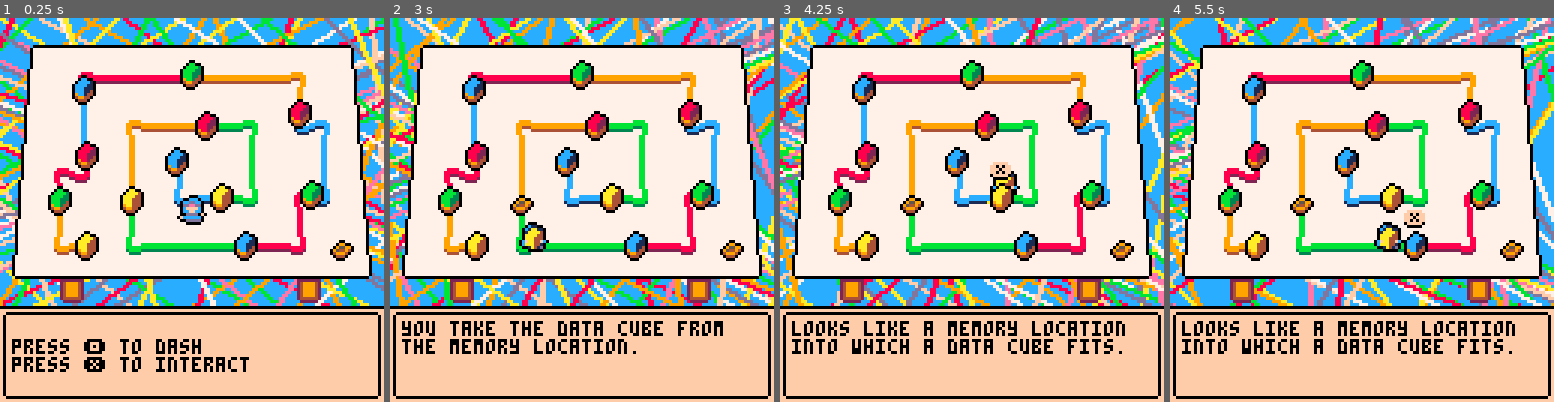
Above: before the commit, frames 1-4 (left to right).
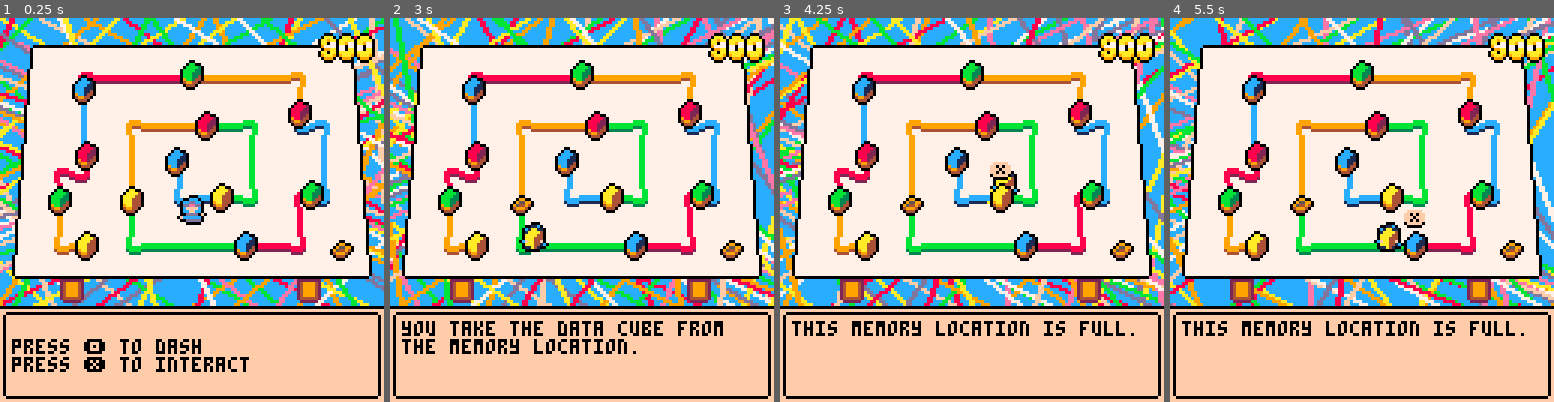
Above: after the commit, the same moments.

Repository: darabos/lynxkite-interview-pico8
Game: PICO-8 cartridge lynxkite.p8
Two runs of this game, one before a commit and one after it. Both use one fixed random seed, a clock stepped at 60 frames per second and the inputs below.
Inputs:
- Up to frame 1 (0.25 s): no input
- Up to frame 2 (3 s): tap O (Z key) at 0.33, 0.7, 1.43, 2.22 s; tap X (X key) at 1.07, 2.07, 2.4, 2.73 s; hold Left 1.97-2.37 s; hold Down 2.42-2.82 s; hold Right from 2.87 s (still down)
- Up to frame 3 (4.25 s): tap X (X key) every 0.33 s from 3.07 to 4.07 s; tap O (Z key) at 3.1, 3.98 s; release Right at 3.53 s; hold Up 3.58-4.08 s; hold Right from 4.13 s (still down)
- Up to frame 4 (5.5 s): tap X (X key) every 0.33 s from 4.4 to 5.4 s; release Right at 4.53 s; hold Down 4.58-5.08 s; tap O (Z key) at 4.87 s; hold Left from 5.13 s (still down)

The runs differ from the first frame. In frame 1, 0.9% of the frame differs, in the area x 82-98%, y 3-12%; in frame 2, 1.0%; in frame 3, 3.5%; in frame 4, 3.6%, in the area x 3-98%, y 3-88%.

Commit message:
Fancy score display.

Diff:
--- a/lynxkite.p8
+++ b/lynxkite.p8
@@ -2,6 +2,7 @@
 version 35
 __lua__
 function _init()
+ score=nil
  particles={}
  last_tick=0
  dialog="\npress 🅾️ to dash\npress ❎ to interact"
@@ -101,8 +102,11 @@
   switch=f,
  }
 end
+function allblack()
+ pal({0,0,0,0,0,0,0,0,0,0,0,0,0,0,0,0})
+end
 function sh(s,x,y,f)
- pal({0,0,0,0,0,0,0,0,0,0,0,0,0,0,0,0})
+ allblack()
  spr(s,x-1,y,1,1,f)
  spr(s,x+1,y,1,1,f)
  spr(s,x,y-1,1,1,f)
@@ -327,7 +331,7 @@
   dance(p)
  else
   local f=64
-  if btn(⬆️) or btn(⬇️) then
+  if btn(⬆️) or btn(⬇️) or btn(⬅️) or btn(➡️) then
    f=a\2%2+64
   end
   sh(f,p.x,p.y)
@@ -399,25 +403,33 @@
  p.y=60
  background=draw_metaverse
  objects={p,
-  slot(25,70,10),
-  slot(16,55,11),
-  slot(25,40,14),
-  slot(24,18,12),
-  slot(60,13,11),
-  slot(96,26,14),
-  slot(100,53,11),
-  slot(78,70,12),
-  slot(40,55,10),
-  slot(65,30,14),
-  slot(70,54,10),
-  slot(55,42,12),
+	 {x=125,y=6,draw=function(s)
+	  fancynumbers(getscore()+3,s.x,s.y)
+	 end},
+ }
+ slots={
+  slot(25,70,10,{10}),
+  slot(16,55,11,{10,14}),
+  slot(25,40,14,{14,12}),
+  slot(24,18,12,{12,14}),
+  slot(60,13,11,{14,10}),
+  slot(96,26,14,{10,12}),
+  slot(100,53,11,{12,14}),
+  slot(78,70,12,{14,11}),
+  slot(40,55,10,{11,10}),
+  slot(65,30,14,{10,11}),
+  slot(70,54,10,{11,12}),
+  slot(55,42,12,{12}),
   slot(110,70),
  }
-end
-
-function slot(x,y,data)
+ foreach(slots,function(s)
+  add(objects,s) end)
+end
+
+function slot(x,y,data,wires)
  return {
   x=x,y=y,data=data,
+  orig_data=data,wires=wires,
   draw=slot_draw,
   interact=slot_interact,
  }
@@ -443,6 +455,55 @@
   dialog="you take the data cube from the memory location."
   p.data=s.data
   s.data=nil
+ elseif s.data!=nil and p.data!=nil then
+  dialog="this memory location is full."
+ end
+ score=getscore()
+end
+
+function getscore()
+ sc=0
+ n=#slots-1
+ for i=1,n do
+  --daniel
+  if slots[i].data==slots[n-i+1].orig_data then
+   sc+=1
+  end
+	 --dog
+  if slots[i].data!=nil
+   and (slots[i].data==slots[i].wires[0]
+   or slots[i].data==slots[i].wires[1]) then
+   sc+=1
+  end
+	 --cat
+  if i<n and sc>0 and slots[i].data==slots[i+1].data then
+   sc-=1
+  end
+ end
+ return sc
+end
+
+function ssh(sx,sy,sw,sh,dx,dy)
+ allblack()
+ sspr(sx,sy,sw,sh,dx-1,dy)
+ sspr(sx,sy,sw,sh,dx+1,dy)
+ sspr(sx,sy,sw,sh,dx,dy-1)
+ sspr(sx,sy,sw,sh,dx,dy+1)
+ pal()
+ sspr(sx,sy,sw,sh,dx,dy)
+end
+
+function fancynumbers(n,x,y)
+ local s=tostr(n).."00"
+ x-=#s*6+(#s-1)\3*3
+ for i=1,#s do
+  local c=tonum(sub(s,i,i))
+  if i>1 and (#s-i)%3==2 then
+	  ssh(91,32,3,8,x,y+1)
+	  x+=3
+	 end
+  ssh(40+c*5,32,5,8,x,y)
+  x+=6
  end
 end
 
@@ -529,21 +590,21 @@
 0000000000766700007766000a9aaa00009aaa0076777000066777000008800000880000f88888000088888f0000000000000000000000000000000000000000
 0000000047777774477777700099990000999900066660000666600000088000008800000eeee2f00eeeeee00000000000000000000000000000000000000000
 00000000001101000010110400aa0aa000aa0aa007707000077077000000000000000000008888200f2888800000000000000000000000000000000000000000
-00c1100000011c000000000000077000000000000000000000000000000000000000000000000000000000000000000000000000000000000000000000000000
-0c1771100c1771100000000000077000000000000000000000000000000000000000000000000000000000000000000000000000000000000000000000000000
-01777760017777600007777000077000077770000000000000000000000000000000000000000000000000000000000000000000000000000000000000000000
-07777660077776600077777700077000777777000000000000000000000000000000000000000000000000000000000000000000000000000000000000000000
-07776660077766600077666700077000766677000000000000000000000000000000000000000000000000000000000000000000000000000000000000000000
-cf7766fccf7766f00077000600077000600077000000000000000000000000000000000000000000000000000000000000000000000000000000000000000000
-c77766100777661c0077000000077000000077000000000000000000000000000000000000000000000000000000000000000000000000000000000000000000
-001761d0011761000007700000077000000770000000000000000000000000000000000000000000000000000000000000000000000000000000000000000000
-00077000000770000007700000000000000770000000000000000000000000000000000000000000000000000000000000000000000000000000000000000000
-00777760007777600077000000000000000077000000000000000000000000000000000000000000000000000000000000000000000000000000000000000000
-07777660077776600077000000000000000077000000000000000000000000000000000000000000000000000000000000000000000000000000000000000000
-07776660077766600077000777777777700077000000000000000000000000000000000000000000000000000000000000000000000000000000000000000000
-07776660077766600077777777777777777777000000000000000000000000000000000000000000000000000000000000000000000000000000000000000000
-07776600077766000067777666666666677776000000000000000000000000000000000000000000000000000000000000000000000000000000000000000000
-00076000000760000006666000000000066660000000000000000000000000000000000000000000000000000000000000000000000000000000000000000000
+00c1100000011c000000000000077000000000000aaa000aa00aaa00aaa000a00aaaaa0aaa0aaaaa0aaa00aaa000000000000000000000000000000000000000
+0c1771100c177110000000000007700000000000aaaaa0aaa0aa9aaaa9aa00a00aa99aaa9aaaa9aaaa9aaaa9aa00000000000000000000000000000000000000
+0177776001777760000777700007700007777000aa977aa770aa077aa0770aa00aa000aa00000077aa077aa07700000000000000000000000000000000000000
+077776600777766000777777000770007777770077077a9770990770077007970aa770aa77007770077709777700000000000000000000000000000000000000
+0777666007776660007766670007700076667700770aa00aa000aaa000aa77aa0000aa7707a00aa0770aa099aa00000000000000000000000000000000000000
+cf7766fccf7766f0007700060007700060007700aaaaa00aa00aaa0aa0aa99aa0aa0aa770aa00aa0aa0aaaa0aa07700000000000000000000000000000000000
+c77766100777661c0077000000077000000077009aaa90aaaaaaaaa9aaa90aaaa9aaa99aaa90aaaa9aaa99aaa909a00000000000000000000000000000000000
+001761d0011761000007700000077000000770000999009999999990999009999099900999009999099900999000900000000000000000000000000000000000
+00077000000000000007700000000000000770000000000000000000000000000000000000000000000000000000000000000000000000000000000000000000
+00777760000000000077000000000000000077000000000000000000000000000000000000000000000000000000000000000000000000000000000000000000
+07777660000000000077000000000000000077000000000000000000000000000000000000000000000000000000000000000000000000000000000000000000
+07776660000000000077000777777777700077000000000000000000000000000000000000000000000000000000000000000000000000000000000000000000
+07776660000000000077777777777777777777000000000000000000000000000000000000000000000000000000000000000000000000000000000000000000
+07776600000000000067777666666666677776000000000000000000000000000000000000000000000000000000000000000000000000000000000000000000
+00076000000000000006666000000000066660000000000000000000000000000000000000000000000000000000000000000000000000000000000000000000
 00000000000000000000000000000000000000000000000000000000000000000000000000000000000000000000000000000000000000000000000000000000
 0000000000077000000eeeeeaaaaa000000000000000000000000000000000000000000000000000000000000000000000000000000000000000000000000000
 0000000000777760000c00000000a000000000000000000000000000000000000000000000000000000000000000000000000000000000000000000000000000
